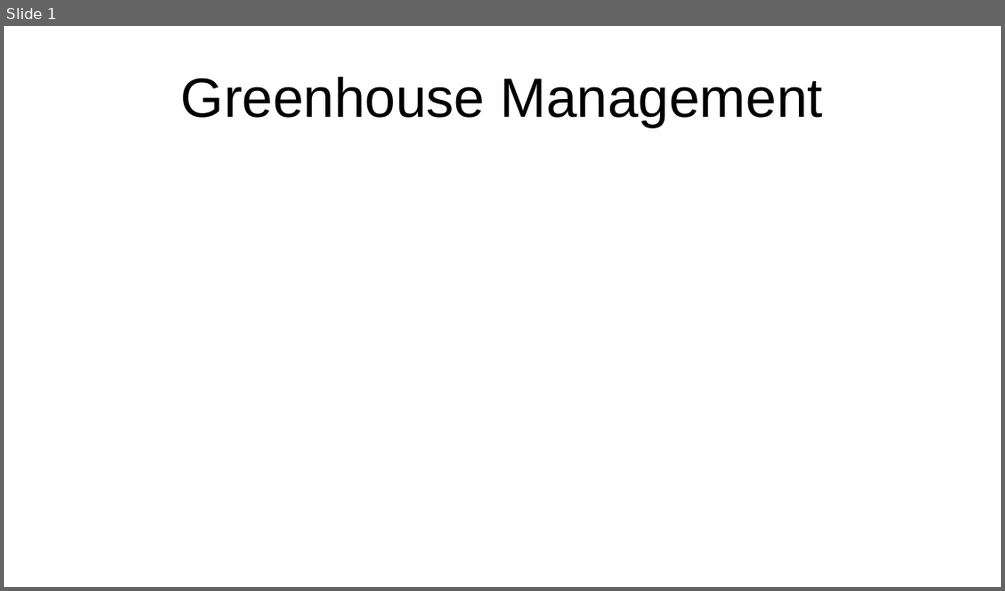
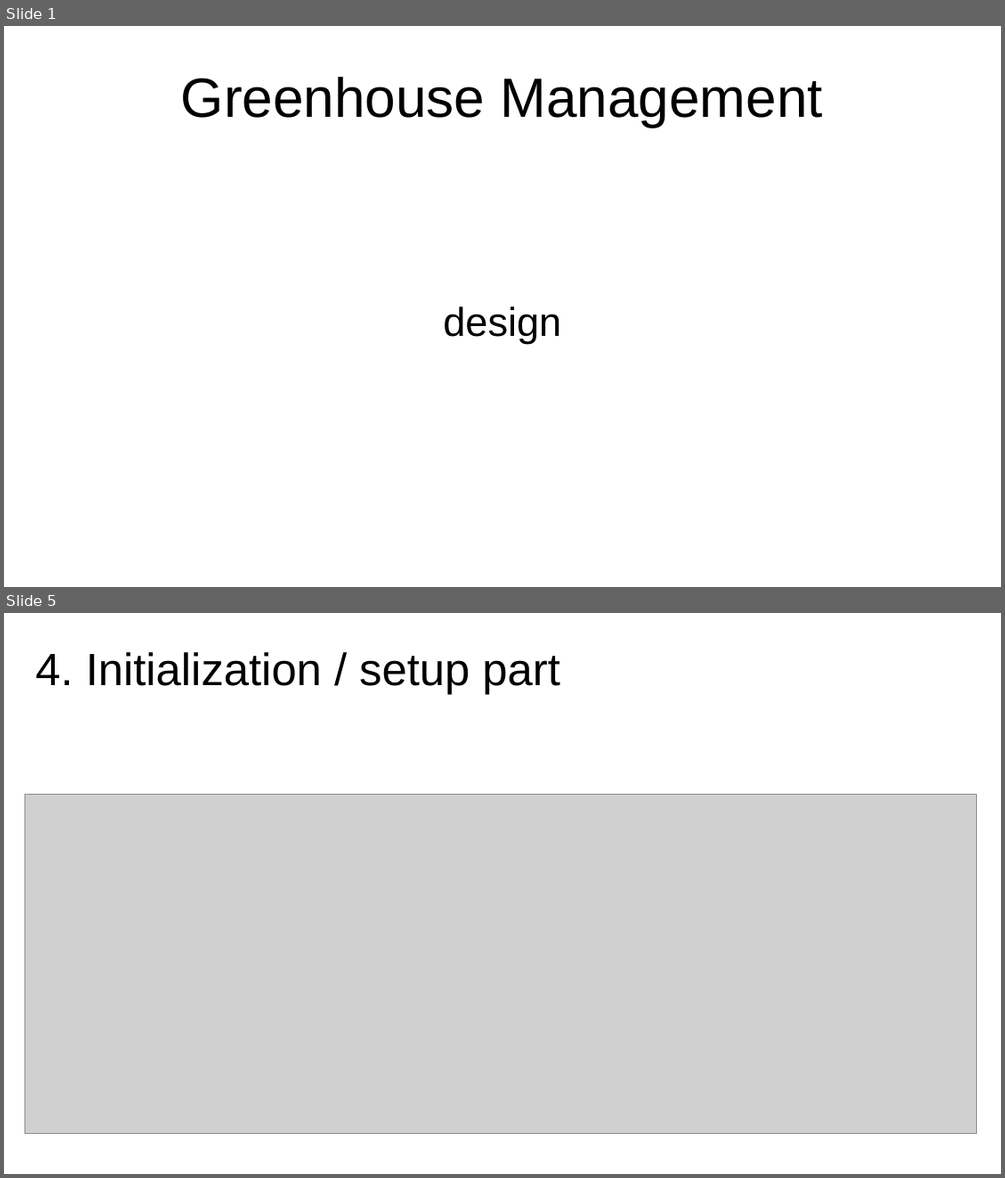
Before and after one commit to kaloyanMilev13/GreenHouse, a slide deck: doc/design/design_presentation.odp. Shown one above the other, each under a label of ours: slide 1 before the commit, slides 1 and 5 after it; the slides between them are not shown. The pictures are 1005x591 and 1005x1178 pixels, drawn with LibreOffice and Linux fonts; fonts in the diff are those of the drawing; grey boxes stand for pictures. Boxes give left, top, right and bottom in pixels: in the first picture for what was removed or moved away, otherwise in the second. Text is boxed around its words. In the diff, an @@ line names an element or a change of style, - is before the commit and + after.

```diff
--- a/doc/design/design_presentation.odp
+++ b/doc/design/design_presentation.odp
@@ slide 5 added at (4, 613, 1001, 1174), background #FFFFFF @@
@@ text added at (35, 652, 559, 694), 36 pt, text #000000 @@
+4. Initialization / setup part
@@ picture added at (24, 794, 977, 1133) @@
@@ slide 1 changed as well @@
@@ subtitle added at (443, 306, 561, 343), 32 pt, text #000000 @@
+design
```
Also in this commit, not shown: 6 other slides added, 1 slide removed, 4 other files.
